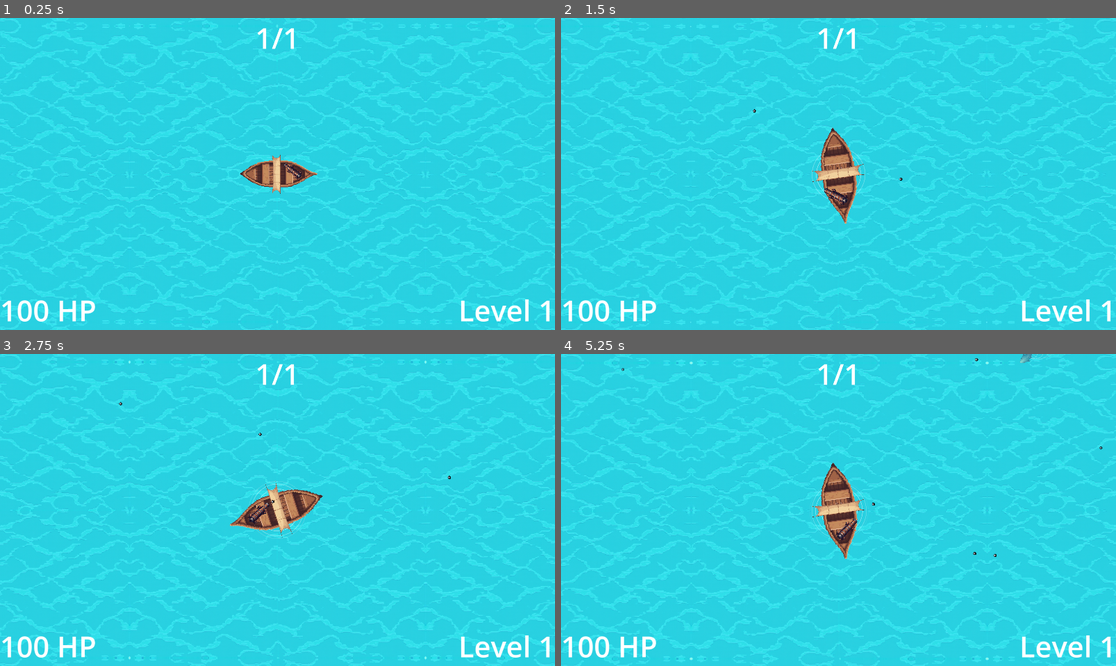
Above: before the commit, frames 1-4 (two rows, left to right).
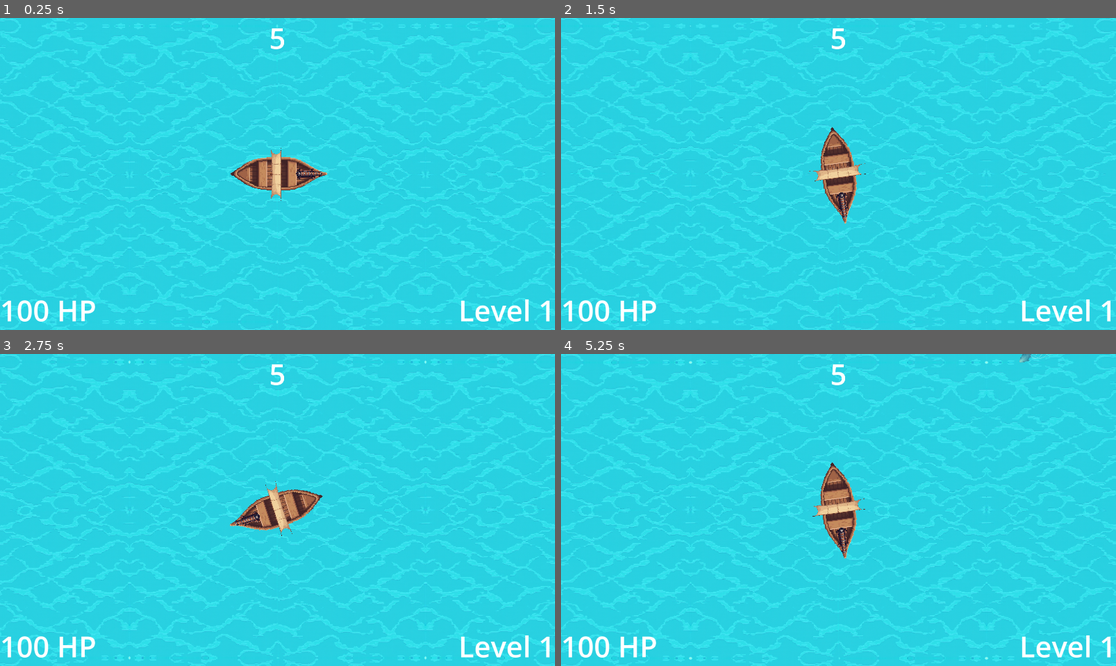
Above: after the commit, the same moments.

Repository: HephaistosForge/OceanDreamer
Game: Godot game, scene res://levels/main.tscn
Same seed, same stepped clock (60 frames per second), same inputs: the game is played once before the commit and once after it. Sound files missing from this copy of the repository are replaced by a short silence.
Inputs (mouse positions are in pixels of both pictures, inside the frame that each line leads up to):
- Up to frame 1 (0.25 s): no input
- Up to frame 2 (1.5 s): move the mouse to (960, 158) at 0.52 s; hold D (turn_right) 0.53-1.25 s; hold Space (shoot) 0.53-1.25 s; click (960, 158) at 0.67 s; drag from (727, 189) to (771, 120) at 1.27 s
- Up to frame 3 (2.75 s): move the mouse to (333, 441) at 2.02 s; hold D (turn_right) from 2.03 s (still down); hold Space (shoot) from 2.03 s (still down); click (333, 441) at 2.17 s
- Up to frame 4 (5.25 s): release D (turn_right) at 2.75 s; release Space (shoot) at 2.75 s; drag from (810, 572) to (1010, 475) at 2.77 s; move the mouse to (1005, 556) at 3.52 s; hold A (turn_left) 3.53-4.25 s; hold Space (shoot) 3.53-4.25 s; click (1005, 556) at 3.67 s; drag from (672, 463) to (938, 394) at 4.27 s; move the mouse to (866, 510) at 5.02 s; hold S (backward) from 5.03 s (still down); hold Space (shoot) from 5.03 s (still down); click (866, 510) at 5.17 s

The runs differ from the first frame. In frame 1, 1.2% of the frame differs, in the area x 41-59%, y 3-59%; in frame 2, 0.9%; in frame 3, 0.5%; in frame 4, 1.5%, in the area x 0-100%, y 0-100%.
Error after the commit: Parse Error: Identifier "Audio" not declared in the current scope. (res://entities/weapons/cannon.gd:58)

Commit message:
Add audio, Replace AudioManager

Diff:
--- a/audio/audio_manager/AudioManager.gd
+++ b/audio/audio_manager/AudioManager.gd
@@ -4,55 +4,34 @@
 	# input list of background music files goes here
 	# background music is randomly shuffled
 	# preload("<path_to_file>")
-	]
-
-# define an object like sound_example for each individual sound you want to play
-const sound_example: Array = [
-	# provide a single or a list of sound files
-	# # preload("<path_to_file>")
+	preload("res://audio/music/dreamsailor.ogg")
 ]
 
-const button_click: Array = [
+const sounds: Dictionary = {
+	"button_hover": preload("res://audio/sound_effects/buttonHover.wav"),
+	"button_select": preload("res://audio/sound_effects/buttonSelect.wav"),
+	"cannon_shoot": preload("res://audio/sound_effects/cannon.wav"),
+	"level_up": preload("res://audio/sound_effects/levelUp.wav"),
+}
 
-]
+var music_volume: float = 70
+var sound_volume: float = 50
 
-const button_hover: Array = [
-
-]
-
-var music_volume: float = 3
-var sound_volume: float = 3
-
-@onready var background_player = $BackgroundMusic
+@onready var background_player = AudioStreamPlayer.new()
 
 
 # Called when the node enters the scene tree for the first time.
 func _ready() -> void:
+	await get_tree().create_timer(.1).timeout
+	get_tree().root.add_child(background_player)
+	set_music_volume(music_volume)
+	background_player.finished.connect(_on_background_music_finished)
 	_on_background_music_finished()
-	set_music_volume(music_volume)
 
 # SOUNDS
 
-# to play a sound call AudioManager.play_sound_example()
-func play_sound_example() -> void:
-	if sound_example.is_empty():
-		push_warning("This function should not be called since it is only an example function")
-		return
-	_create_sound_player(sound_example.pick_random(), null, false, 0.5)
-
-
-func play_button_hover() -> void:
-	if button_hover.is_empty():
-		push_warning("No button hover sound defined yet. Please fill the Array button_hover with tracks to play")
-		return
-	_create_sound_player(button_hover.pick_random(), null, false, 0.5)
-
-
-func play_button_click() -> void:
-	if button_click.is_empty():
-		push_warning("No button click sound defined yet. Please fill the Array button_click with sounds to play")
-		return
-	_create_sound_player(button_click.pick_random(), null, false, 0.5)
+func play(name_: String, volume_multiplier=1.0):
+	_create_sound_player(sounds[name_], null, false, volume_multiplier)
 
 
 # HELPER
--- a/audio/audio_manager/AudioManager.tscn
+++ b/audio/audio_manager/AudioManager.tscn
@@ -2,7 +2,7 @@
 
 [ext_resource type="Script" path="res://audio/audio_manager/AudioManager.gd" id="1_w6s5a"]
 
-[node name="AudioManager" type="Node"]
+[node name="Audio" type="Node"]
 process_mode = 3
 script = ExtResource("1_w6s5a")
 
--- a/entities/weapons/cannon.gd
+++ b/entities/weapons/cannon.gd
@@ -55,6 +55,7 @@
 			cannonball.damage = damage
 			cannonball.seconds_flight_time = flight_range
 
+			Audio.play("cannon_shoot")
 			camera.trigger_shake(0.5 * ball_size, 0.03, 1, global_rotation)
 			await get_tree().create_timer(burst_delay).timeout
 
--- a/ui_scenes/ingame_ui/upgrade_item.gd
+++ b/ui_scenes/ingame_ui/upgrade_item.gd
@@ -15,4 +15,9 @@
 
 func _on_mouse_click(event: InputEvent) -> void:
 	if event is InputEventMouseButton and event.pressed:
+		Audio.play("button_select")
 		get_tree().get_first_node_in_group("level_manager").transition_to_next_level(upgrade)
+
+
+func _on_mouse_entered() -> void:
+	Audio.play("button_hover")
--- a/ui_scenes/ingame_ui/upgrade_item.tscn
+++ b/ui_scenes/ingame_ui/upgrade_item.tscn
@@ -32,3 +32,4 @@
 label_settings = SubResource("LabelSettings_qxfkr")
 
 [connection signal="gui_input" from="." to="." method="_on_mouse_click"]
+[connection signal="mouse_entered" from="." to="." method="_on_mouse_entered"]
--- a/upgrades/level_manager.gd
+++ b/upgrades/level_manager.gd
@@ -50,3 +50,4 @@
 		update_remaining_monsters(total_monsters)
 		to_next_level.emit(level, upgrade)
 		upgrade.assert_all_keys_were_used()
+		Audio.play("level_up")
